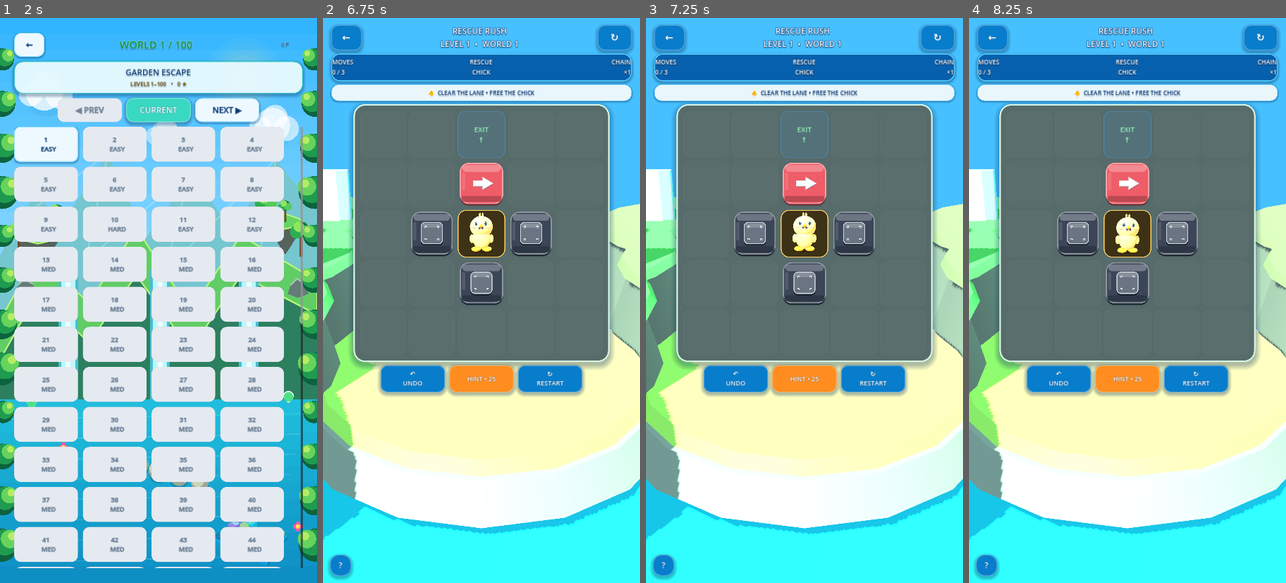
Above: before the commit, frames 1-4 (left to right).
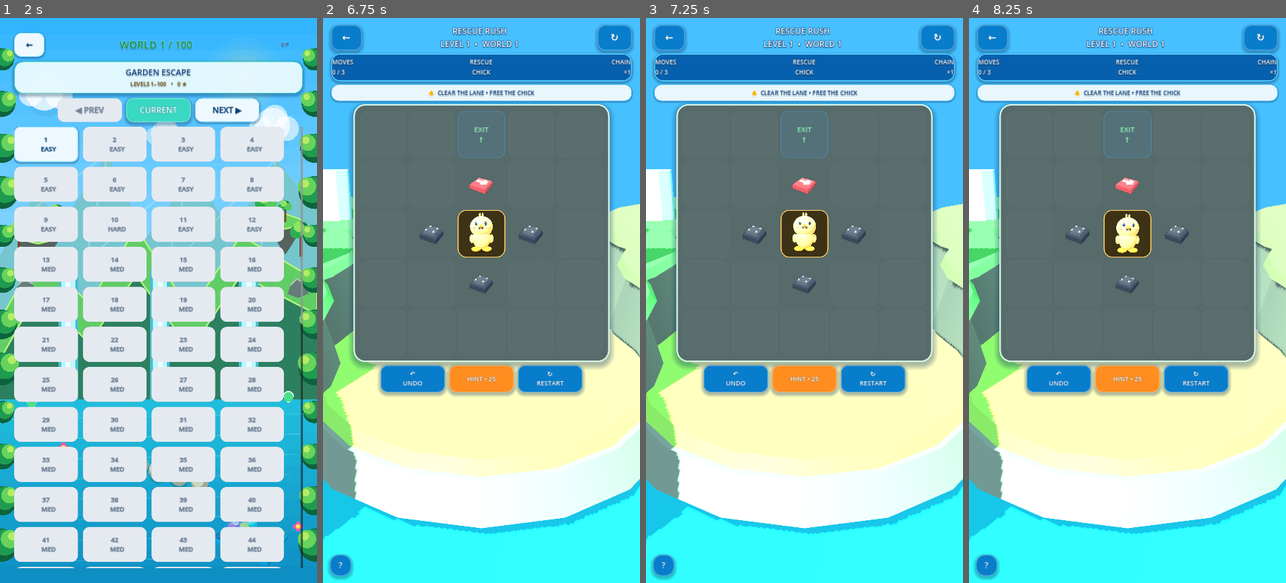
Above: after the commit, the same moments.

Repository: eghosa001/unjam
Game: Godot game, scene res://scenes/Main.tscn
Same seed, same stepped clock (60 frames per second), same inputs: the game is played once before the commit and once after it.
Inputs (mouse positions are in pixels of both pictures, inside the frame that each line leads up to):
- Up to frame 1 (2 s): click "▶ PLAY" at 0.5 s; click "PLAY ›" at 1.25 s
- Up to frame 2 (6.75 s): click "1 EASY" at 2 s; click (481, 181) at 2.75 s; click "↶ UNDO" at 3.5 s; click "↻ RESTART" at 4.25 s; click "↻ RESTART" at 5 s; click "↻ RESTART" at 5.75 s; click "GOT IT — PLAY" at 6.5 s
- Up to frame 3 (7.25 s): no input
- Up to frame 4 (8.25 s): click "?" at 7.25 s; click "GOT IT — PLAY" at 8 s

Frame 1 is identical in both runs. In frame 2, 3.5% of the frame differs, in the area x 27-73%, y 25-51%; in frame 3, 3.5%; in frame 4, 3.5%.

Commit message:
fix: ship Rescue Rush true 3D pieces and gate idle costs

Diff:
--- a/scripts/game/rescue_rush_polished.gd
+++ b/scripts/game/rescue_rush_polished.gd
@@ -1,4 +1,6 @@
 extends "res://scripts/game/game.gd"
+
+const RescueEscapePiece3D = preload("res://scripts/ui/rescue_piece_3d_button.gd")
 
 # Authoritative board state resolves first; visual ghosts are tracked separately.
 # Completion waits for the actual final escape tween instead of guessing with a timer.
@@ -102,7 +104,7 @@
 		return
 	if route.is_empty():
 		route = _escape_route_cells(index)
-	var ghost := PremiumPieceButton.new()
+	var ghost := RescueEscapePiece3D.new()
 	ghost.mouse_filter = Control.MOUSE_FILTER_IGNORE
 	ghost.disabled = true
 	ghost.size = cell.size
--- a/scripts/game/rescue_rush_premium.gd
+++ b/scripts/game/rescue_rush_premium.gd
@@ -1,4 +1,6 @@
 extends "res://scripts/game/rescue_rush_polished.gd"
+
+const RescuePiece3D = preload("res://scripts/ui/rescue_piece_3d_button.gd")
 
 # Presentation-only overhaul for Rescue Rush. Gameplay, level data, cascades,
 # checkpoints, scoring and completion remain inherited from the polished game.
@@ -339,7 +341,7 @@
 				rescue_pulse.tween_property(slot, "modulate", Color.WHITE, 0.46).set_trans(Tween.TRANS_CUBIC)
 			elif piece_index >= 0:
 				var piece: Dictionary = pieces[piece_index]
-				var button := PremiumPieceButton.new()
+				var button := RescuePiece3D.new()
 				button.custom_minimum_size = Vector2(cell_size, cell_size)
 				button.tooltip_text = String(piece.get("type", "normal")).capitalize()
 				button.configure(String(piece.get("type", "normal")), String(piece.get("direction", "right")), _piece_visual_color(piece))
Not shown, changed: .github/workflows/godot-ci.yml
